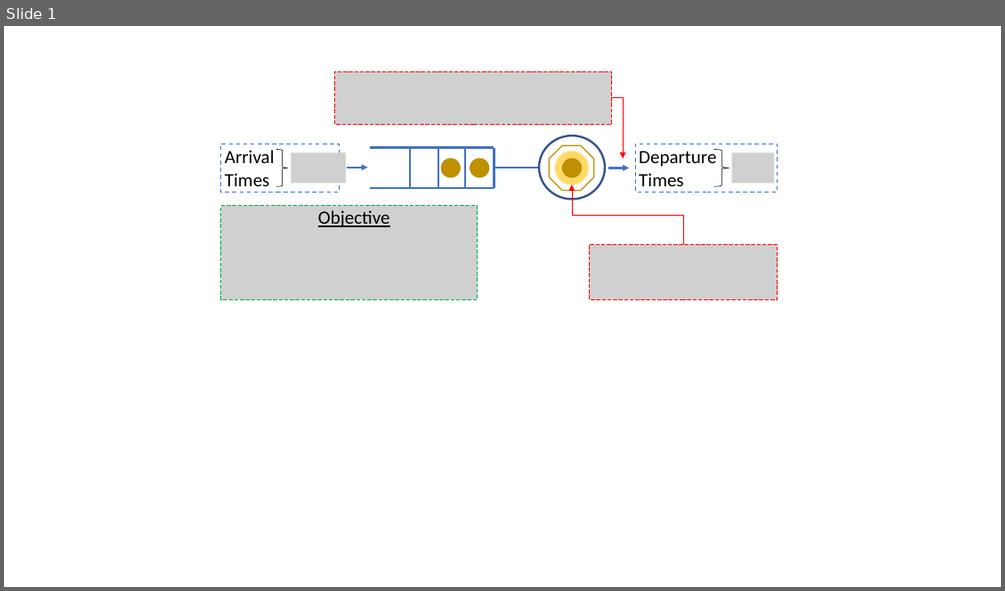
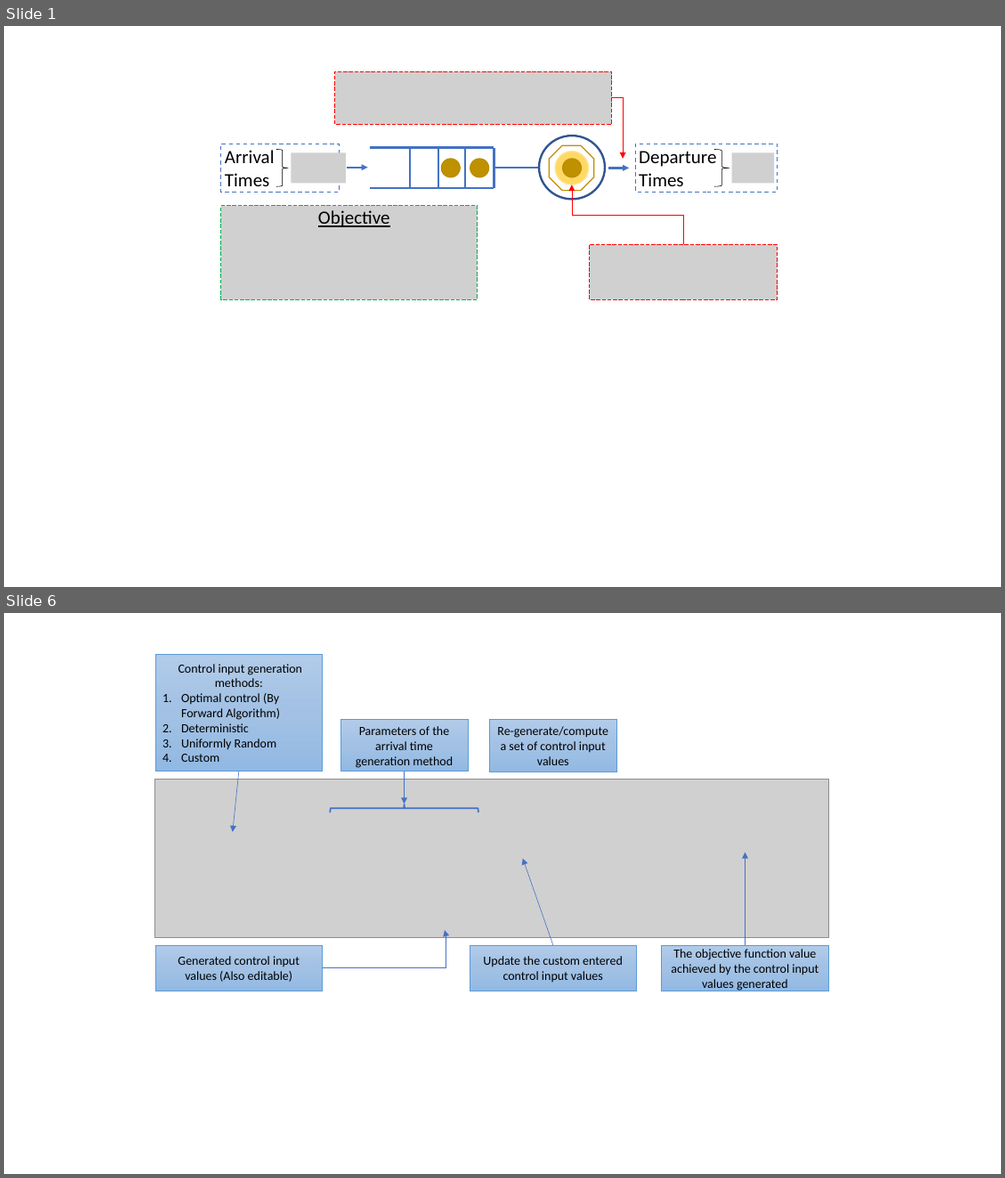
Before and after one commit to shiran27/HybridSystemInManufacturing, a slide deck: Formulation.pptx. Shown one above the other, each under a label of ours: slide 1 before the commit, slides 1 and 6 after it; the slides between them are not shown. The pictures are 1005x591 and 1005x1178 pixels, drawn with LibreOffice and Linux fonts; fonts in the diff are those of the drawing; grey boxes stand for pictures. Boxes give left, top, right and bottom in pixels: in the first picture for what was removed or moved away, otherwise in the second. Text is boxed around its words. In the diff, an @@ line names an element or a change of style, - is before the commit and + after.

```diff
--- a/Formulation.pptx
+++ b/Formulation.pptx
@@ slide 6 added at [4,613,1001,1174], background #FFFFFF @@
@@ group added at [155,654,829,991]: 6 rectangles, 4 arrows, 1 picture, 1 left brace, 1 elbow arrow @@
+Control input generation methods:
+1. Optimal control (By Forward Algorithm)
+2. Deterministic
+3. Uniformly Random
+4. Custom
+Parameters of the arrival time generation method
+Re-generate/compute a set of control input values
+Update the custom entered control input values
+Generated control input values (Also editable)
+The objective function value achieved by the control input values generated
```
Also in this commit, not shown: 4 other slides added, 3 other files.
